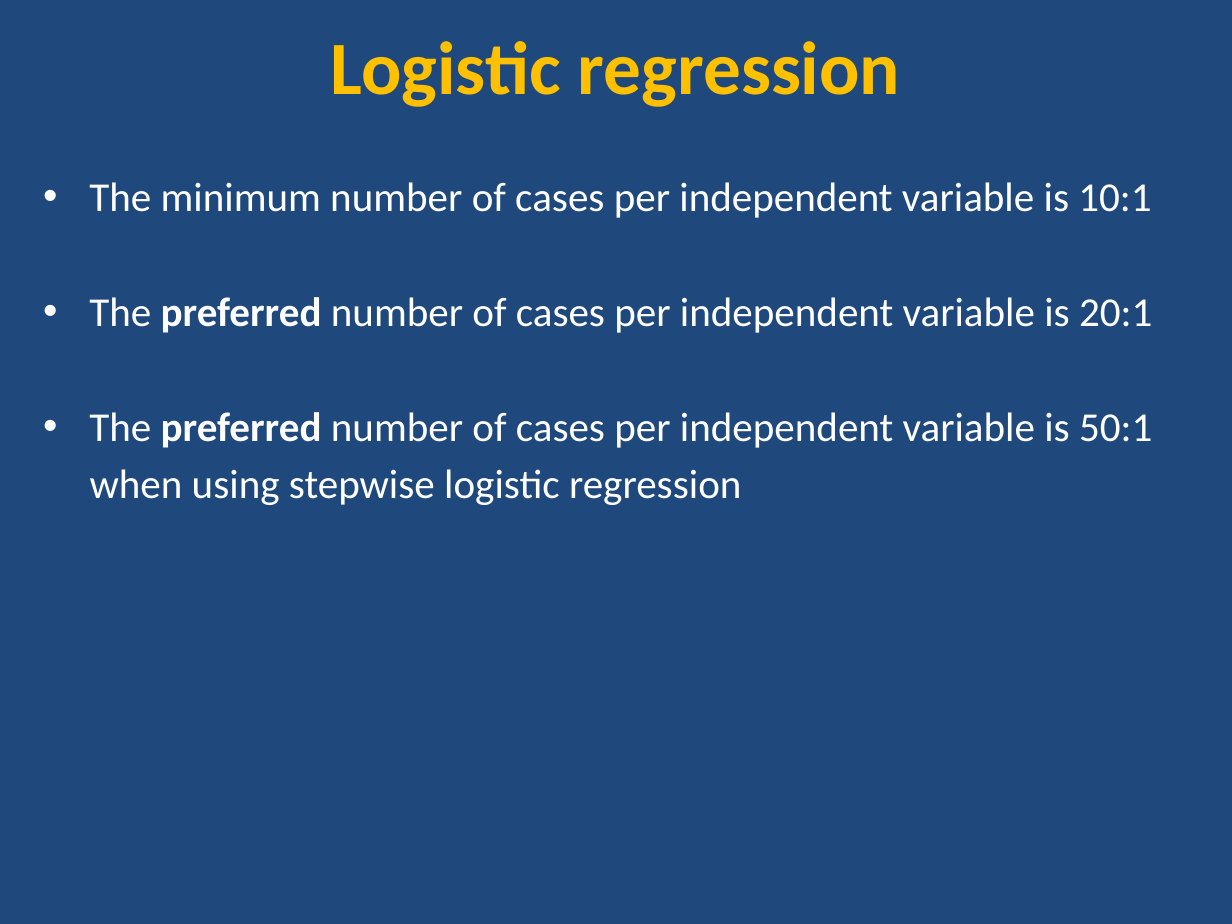
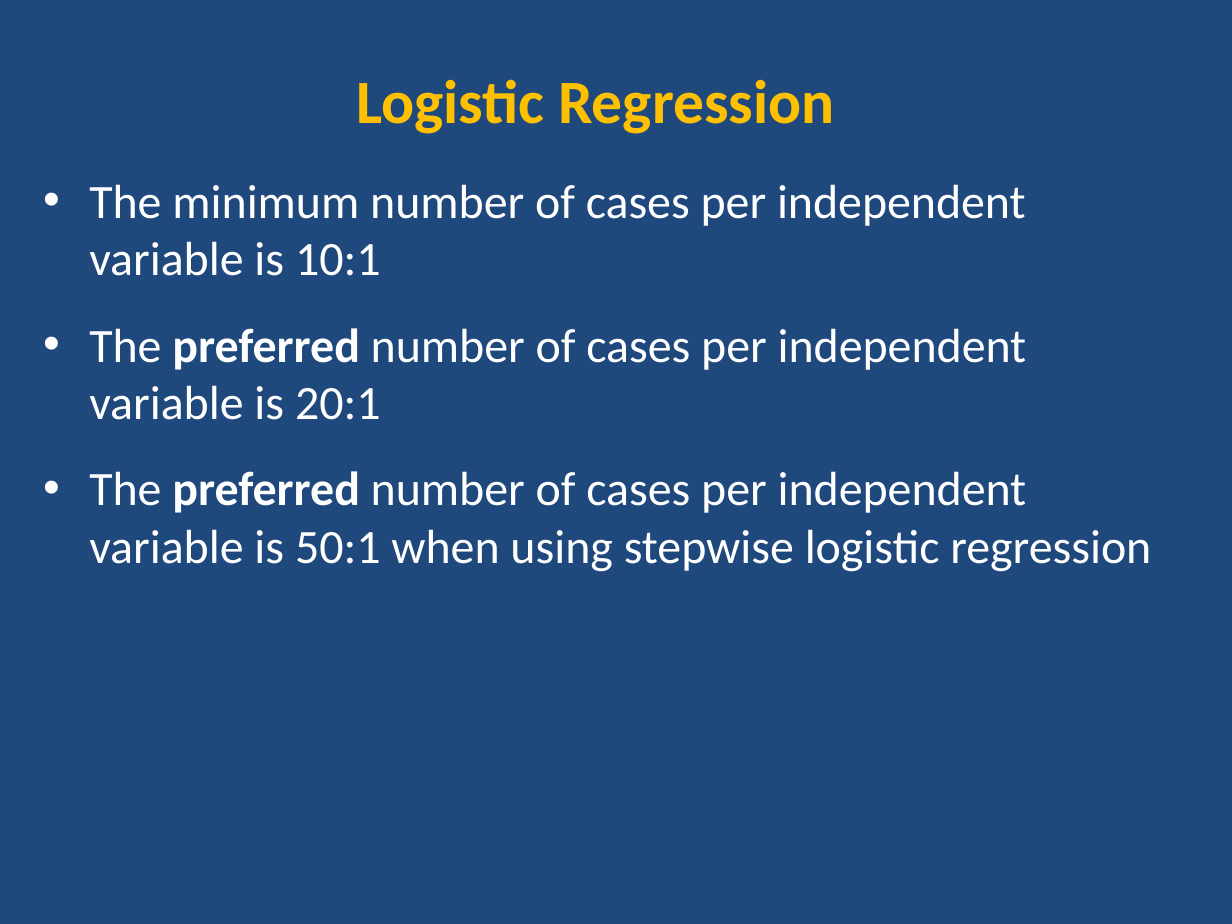
Before and after one commit to ncss-tech/stats_for_soil_survey, a slide deck: slide 6 of presentations/logistic_regression/Logistic.pptx. Drawn at 1232x924 pixels with LibreOffice and Linux fonts; fonts in the diff are those of the drawing. Boxes give left, top, right and bottom in pixels: in the first picture for what was removed or moved away, otherwise in the second. Text is boxed around its words. In the diff, an @@ line names an element or a change of style, - is before the commit and + after.

Commit message:
minor edits to spodic presence example and formatting in logistic ppt

```diff
--- a/presentations/logistic_regression/Logistic.pptx
+++ b/presentations/logistic_regression/Logistic.pptx
@@ text at [356, 79, 834, 134]: text changed; size 44 to 36 pt @@
-Logistic regression
+Logistic Regression
@@ text at [89, 184, 1027, 420]: size 24 to 28 pt in "The minimum number of cases per independent ...", "The preferred number of cases per independent ..." @@
@@ text at [89, 471, 1151, 572]: text changed; size 24 to 28 pt @@
-• The preferred number of cases per independent variable is 50:1
-when using stepwise logistic regression
+• The preferred number of cases per independent variable is 50:1 when using stepwise logistic regression
```
Also in this commit, not shown: 26 other slides changed, 3 slides removed.
